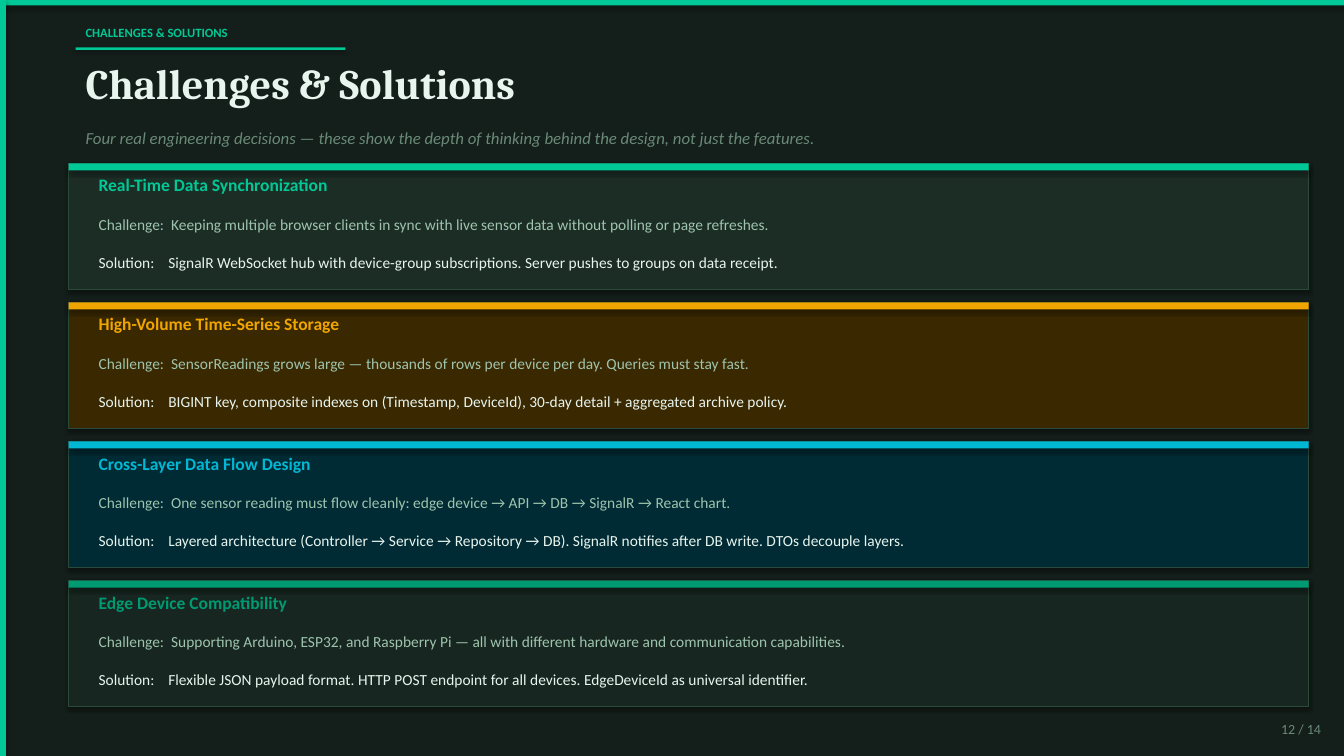
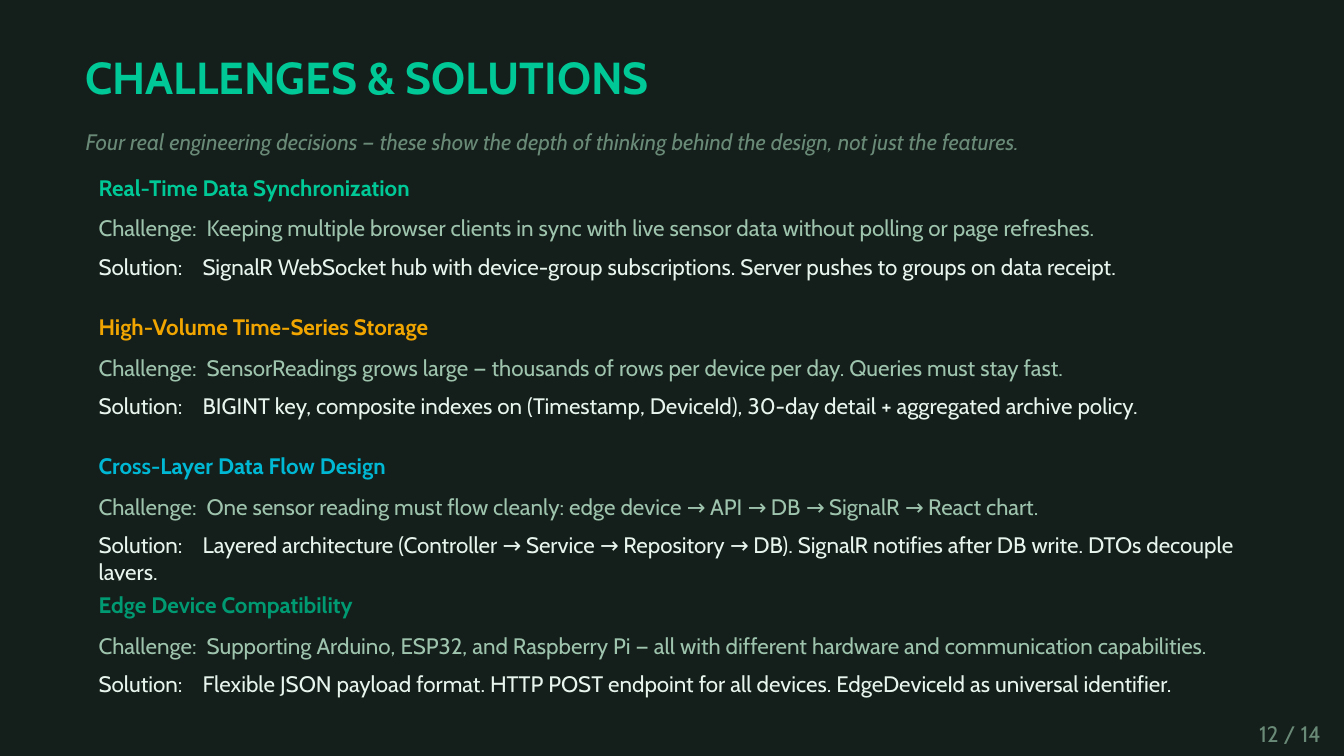
Before and after one commit to TranRTC/capstone_project, a slide deck: slide 13 of Capstone Project Presentation.pptx (slide 12 before the commit). Drawn at 1344x756 pixels with LibreOffice and Linux fonts; fonts in the diff are those of the drawing. Boxes give left, top, right and bottom in pixels: in the first picture for what was removed or moved away, otherwise in the second. Text is boxed around its words. In the diff, an @@ line names an element or a change of style, - is before the commit and + after.

```diff
--- a/Capstone Project Presentation.pptx
+++ b/Capstone Project Presentation.pptx
@@ text "CHALLENGES & SOLUTIONS": place and size @@
-text "CHALLENGES & SOLUTIONS" at (86, 28, 228, 37)
+text "CHALLENGES & SOLUTIONS" at (86, 62, 648, 95)
@@ text "CHALLENGES & SOLUTIONS" at (86, 62, 648, 95): size 9 to 32 pt, font Calibri to Cabin @@
@@ text removed at (86, 70, 515, 108) @@
-Challenges & Solutions
@@ text "Four real engineering decisions — ..." at (86, 133, 1019, 156): size 12 to 16 pt, font Calibri to Cabin @@
@@ fill #00C896 to #141E1A in 4 elements at (0, 0, 1344, 6), (0, 0, 6, 756), (76, 47, 346, 50), (69, 163, 1309, 170) @@
@@ rectangle at (69, 163, 1309, 289): fill #1C2D26 to #141E1A; outline #2A4A3A 0.75 pt to none @@
@@ rectangle at (69, 302, 1309, 429): fill #3A2800 to #141E1A; outline #2A4A3A 0.75 pt to none @@
@@ rectangle at (69, 302, 1309, 310): fill #F0A500 to #141E1A @@
@@ rectangle at (69, 442, 1309, 568): fill #002A34 to #141E1A; outline #2A4A3A 0.75 pt to none @@
@@ rectangle at (69, 442, 1309, 449): fill #00B8D4 to #141E1A @@
@@ size 11 to 16 pt, font Calibri to Cabin in 8 elements at (99, 219, 1095, 242), (99, 258, 1116, 281), (99, 359, 1063, 381), (99, 397, 1138, 420), (99, 498, 1038, 521), (99, 637, 1207, 660), (99, 675, 1172, 698), (99, 536, 1233, 581) @@
@@ rectangle at (69, 581, 1309, 707): fill #172620 to #141E1A; outline #2A4A3A 0.75 pt to none @@
@@ rectangle at (69, 581, 1309, 588): fill #009A72 to #141E1A @@
@@ size 12.5 to 16 pt, font Calibri to Cabin in 4 elements at (99, 179, 409, 202), (99, 318, 428, 341), (99, 457, 386, 480), (99, 596, 353, 619) @@
@@ text "12 / 14" at (1259, 726, 1321, 742): size 10 to 16 pt, font Calibri to Cabin @@
```
Also in this commit, not shown: 8 other slides changed, 5 slides added, 5 slides removed, 1 other file.
